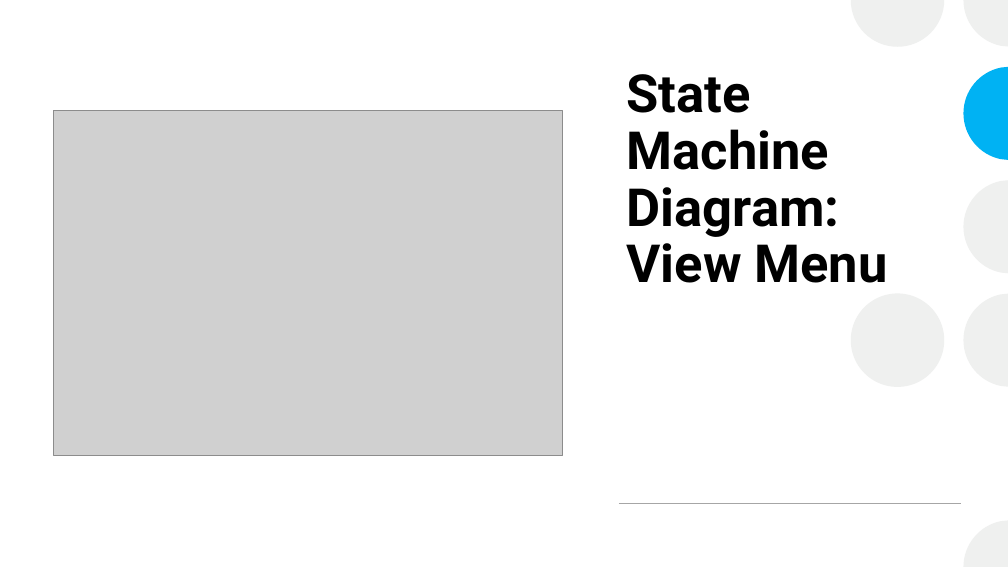
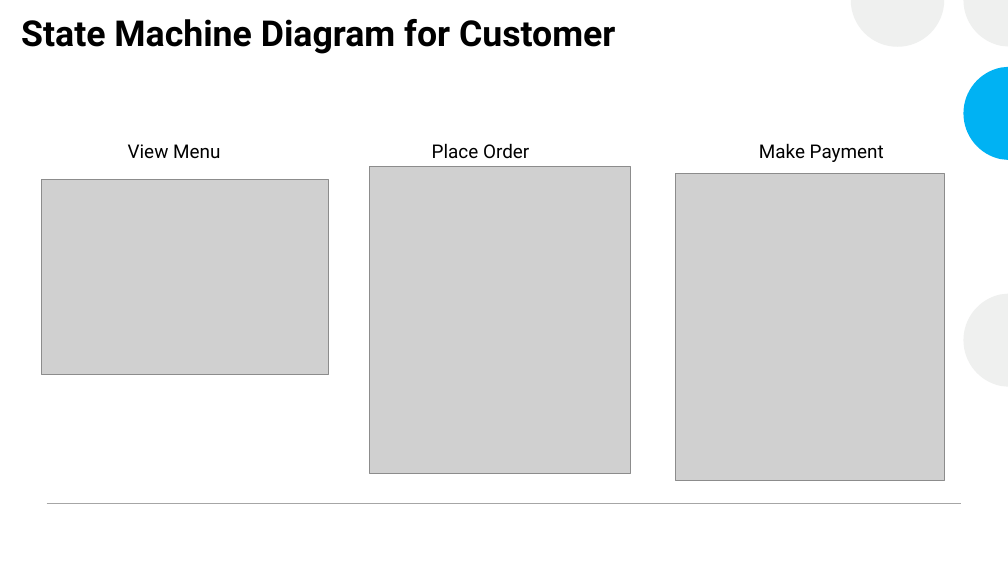
Before and after one commit to CheetoBuri/Restuarant-Information-System, a slide deck: slide 17 of Restaurant Information System.pptx. Drawn at 1008x567 pixels with LibreOffice and Linux fonts; fonts in the diff are those of the drawing; grey boxes stand for pictures. Boxes give left, top, right and bottom in pixels: in the first picture for what was removed or moved away, otherwise in the second. Text is boxed around its words. In the diff, an @@ line names an element or a change of style, - is before the commit and + after.

```diff
--- a/Restaurant Information System.pptx
+++ b/Restaurant Information System.pptx
@@ title at bbox=[21, 19, 615, 54]: text changed; size 50 to 34 pt @@
-State Machine Diagram: View Menu
+State Machine Diagram for Customer
@@ text added at bbox=[128, 144, 220, 159], 18 pt, text #000000 @@
+View Menu
@@ text added at bbox=[432, 143, 529, 159], 18 pt, text #000000 @@
+Place Order
@@ text added at bbox=[759, 143, 884, 162], 18 pt, text #000000 @@
+Make Payment
@@ picture: place and size @@
-picture at bbox=[54, 110, 563, 456]
+picture at bbox=[41, 179, 328, 374]
@@ picture added at bbox=[370, 166, 631, 473] @@
@@ picture added at bbox=[676, 173, 944, 480] @@
@@ ellipse removed at bbox=[851, 293, 944, 387] @@
@@ line added from (47, 504) to (961, 504), #A6A6A6 1 pt @@
```
Also in this commit, not shown: 3 other slides changed, 4 slides added, 8 slides removed, 2 other files.
